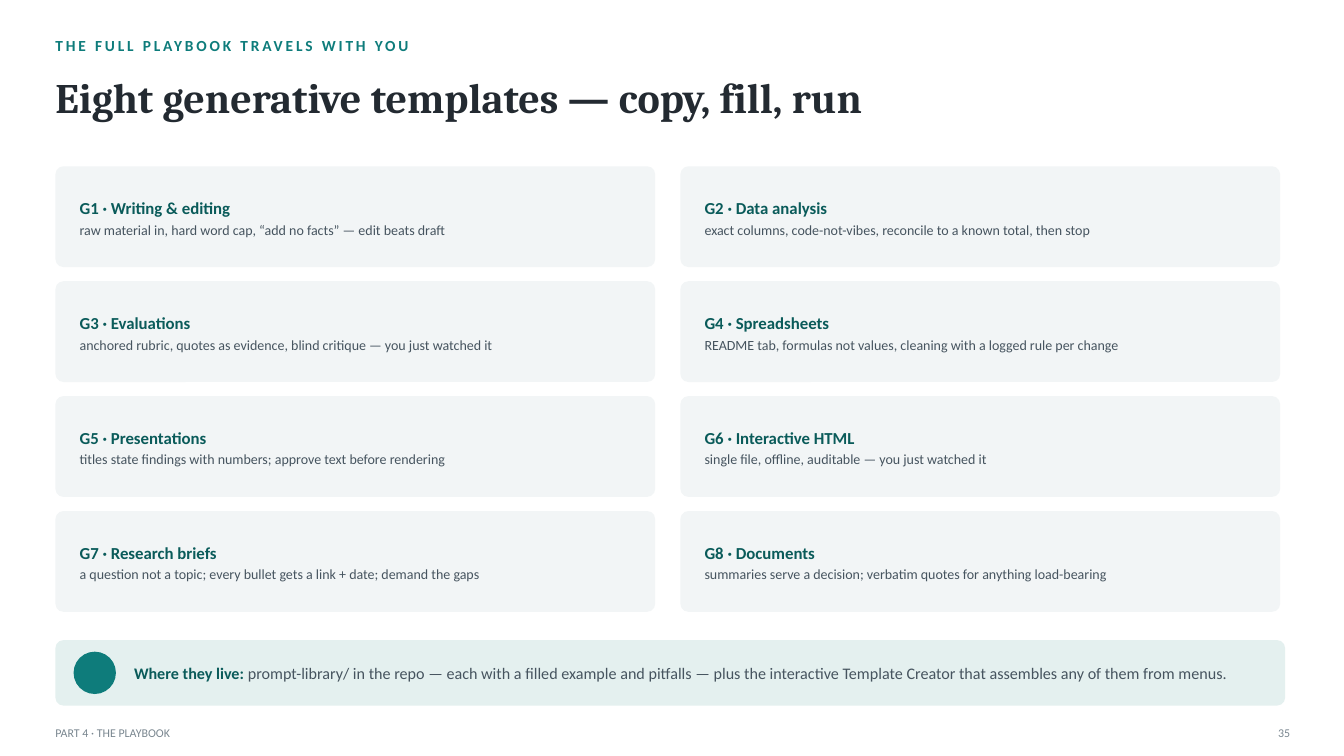
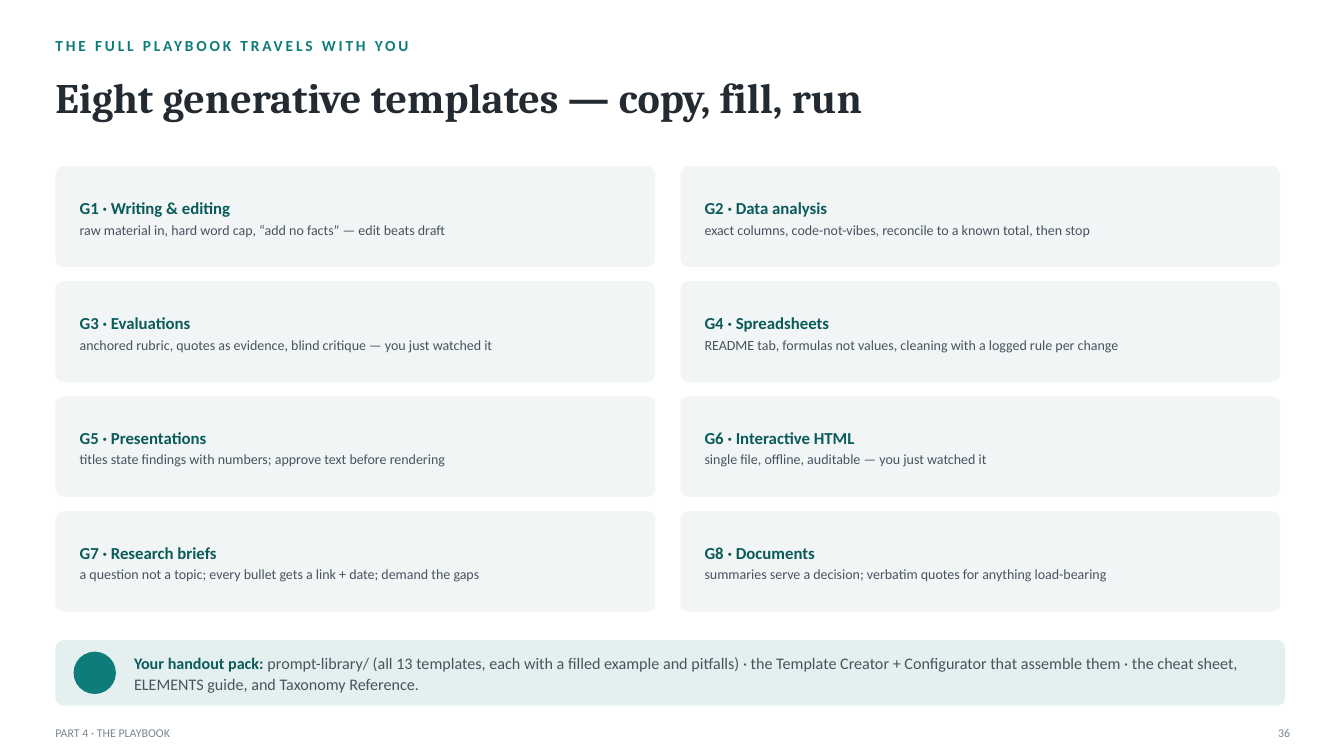
Before and after one commit to naviero1/Claude-Works, a slide deck: slide 36 of ai-training-prompt-engineering/deliverables/From_Prompts_to_Agents_Training.pptx (slide 35 before the commit). Drawn at 1344x756 pixels with LibreOffice and Linux fonts; fonts in the diff are those of the drawing; background and template pictures are left out. Boxes give left, top, right and bottom in pixels: in the first picture for what was removed or moved away, otherwise in the second. Text is boxed around its words. In the diff, an @@ line names an element or a change of style, - is before the commit and + after.

```diff
--- a/ai-training-prompt-engineering/deliverables/From_Prompts_to_Agents_Training.pptx
+++ b/ai-training-prompt-engineering/deliverables/From_Prompts_to_Agents_Training.pptx
@@ text at [134,657,1237,693]: text changed @@
-Where they live: prompt-library/ in the repo — each with a filled example and pitfalls — plus the interactive Template Creator that assembles any of them from menus.
+Your handout pack: prompt-library/ (all 13 templates, each with a filled example and pitfalls) · the Template Creator + Configurator that assemble them · the cheat sheet, ELEMENTS guide, and Taxonomy Reference.
```
Also in this commit, not shown: 38 other slides changed, 1 slide added, 10 other files.
